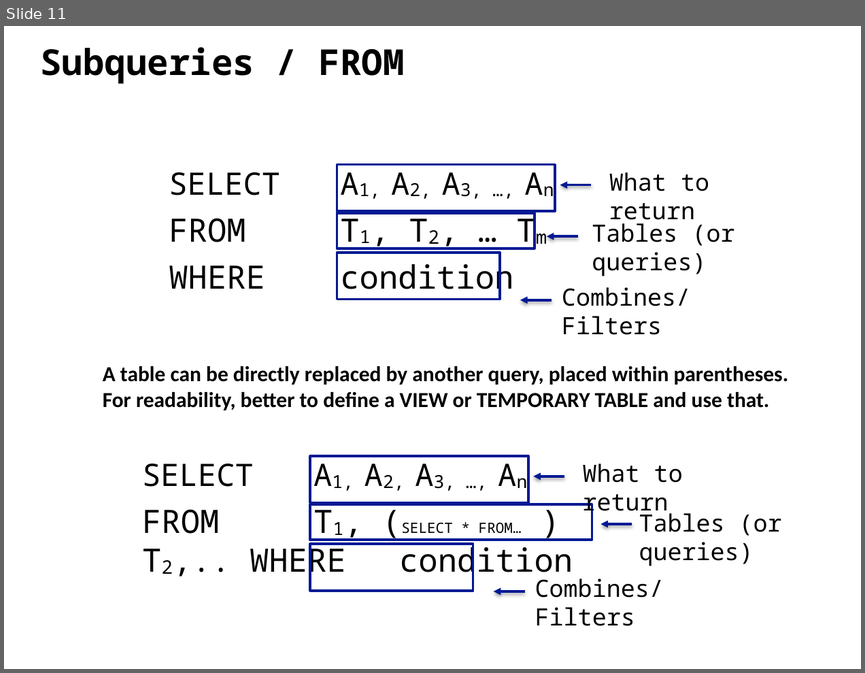
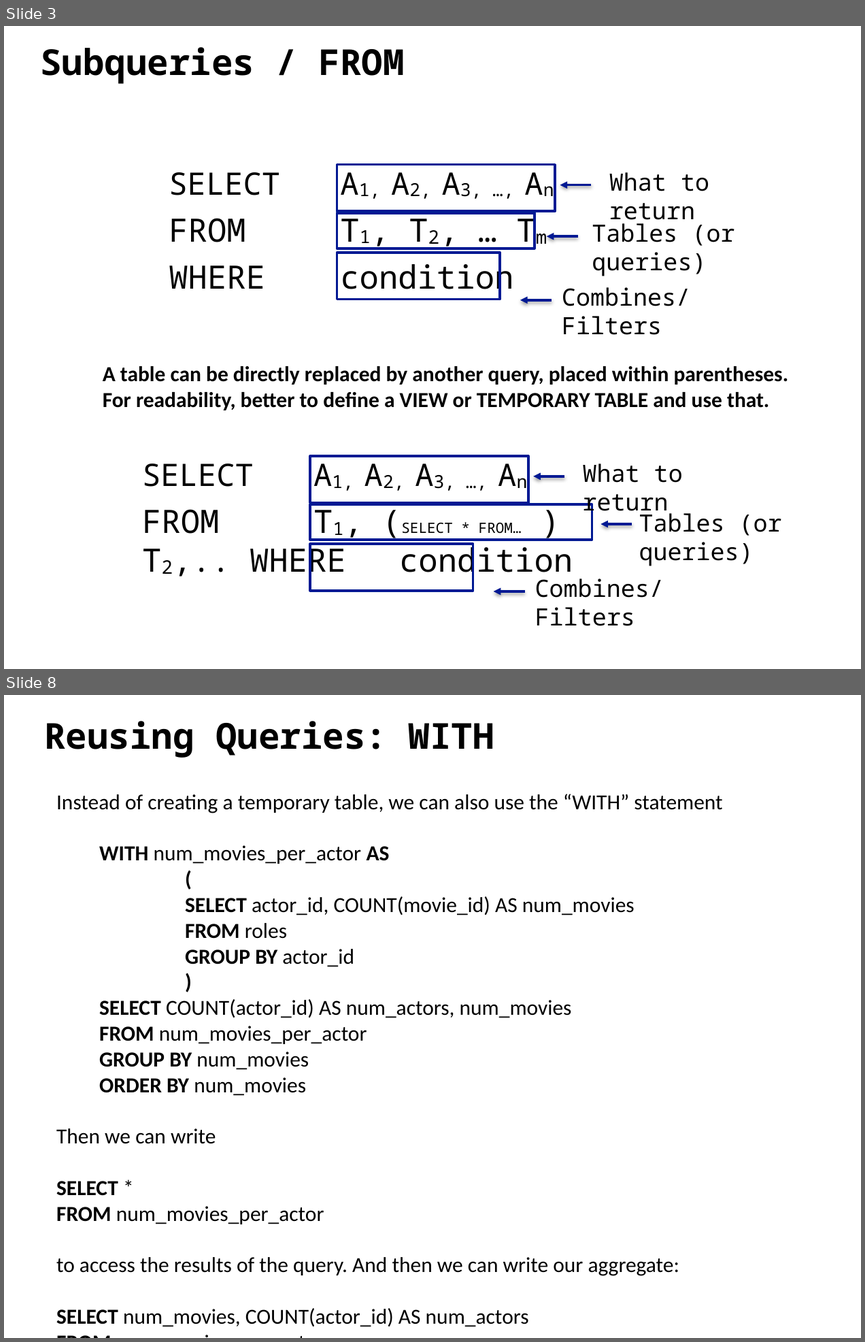
Before and after one commit to ipeirotis/introduction-to-databases, a slide deck: session6/F-SQL_Subqueries.pptx. Shown one above the other, each under a label of ours: slide 11 before the commit, slides 3 and 8 after it; the slides between them are not shown. The pictures are 865x673 and 865x1342 pixels, drawn with LibreOffice and Linux fonts; fonts in the diff are those of the drawing. Boxes give left, top, right and bottom in pixels: in the first picture for what was removed or moved away, otherwise in the second. Text is boxed around its words. In the diff, an @@ line names an element or a change of style, - is before the commit and + after.

```diff
--- a/session6/F-SQL_Subqueries.pptx
+++ b/session6/F-SQL_Subqueries.pptx
@@ slide 8 added at (4, 695, 861, 1338), background #FFFFFF @@
@@ text added at (44, 721, 494, 758), 30 pt, text #000000, bold @@
+Reusing Queries: WITH
@@ text added at (56, 794, 722, 1327), 18 pt, text #000000 @@
+Instead of creating a temporary table, we can also use the “WITH” statement
+  WITH num_movies_per_actor AS
+  (
+  SELECT actor_id, COUNT(movie_id) AS num_movies
+  FROM roles
+  GROUP BY actor_id
+  )
+  SELECT COUNT(actor_id) AS num_actors, num_movies
+  FROM num_movies_per_actor
+  GROUP BY num_movies
+  ORDER BY num_movies
+Then we can write
+SELECT *
+FROM num_movies_per_actor
+to access the results of the query. And then we can write our aggregate:
+SELECT num_movies, COUNT(actor_id) AS num_actors
+FROM num_movies_per_actor
+GROUP BY num_movies
@@ what was slide 11 is now slide 3 @@
```
Also in this commit, not shown: 5 slides changed, 6 other slides added, 4 slides removed.
